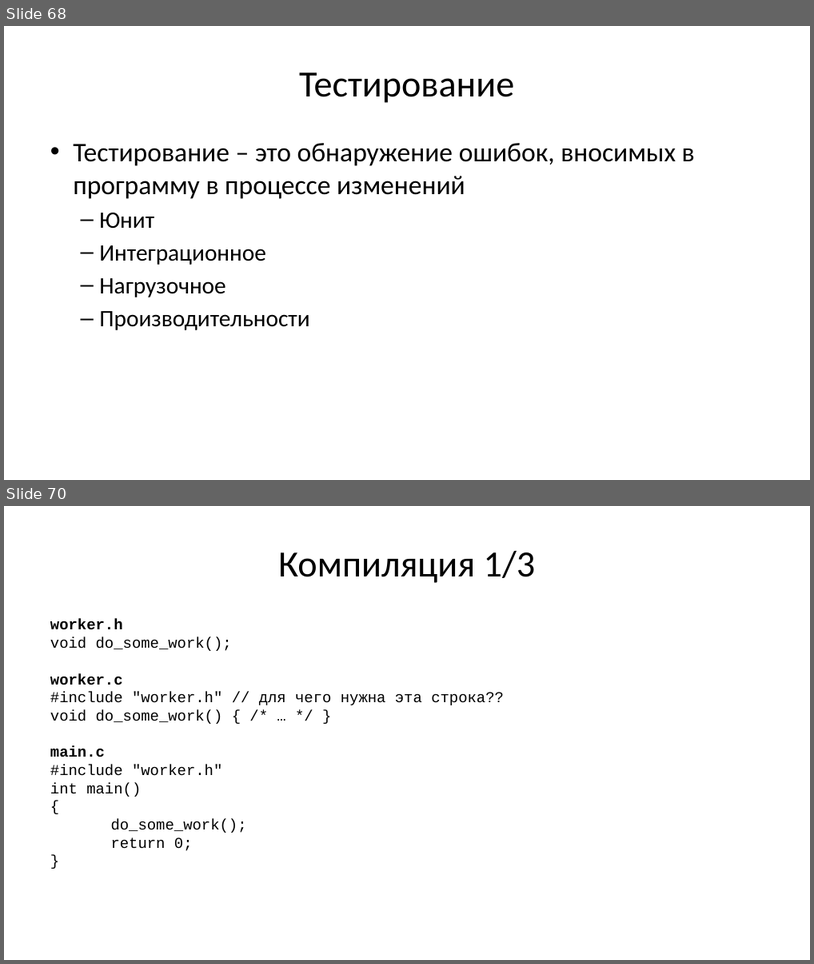
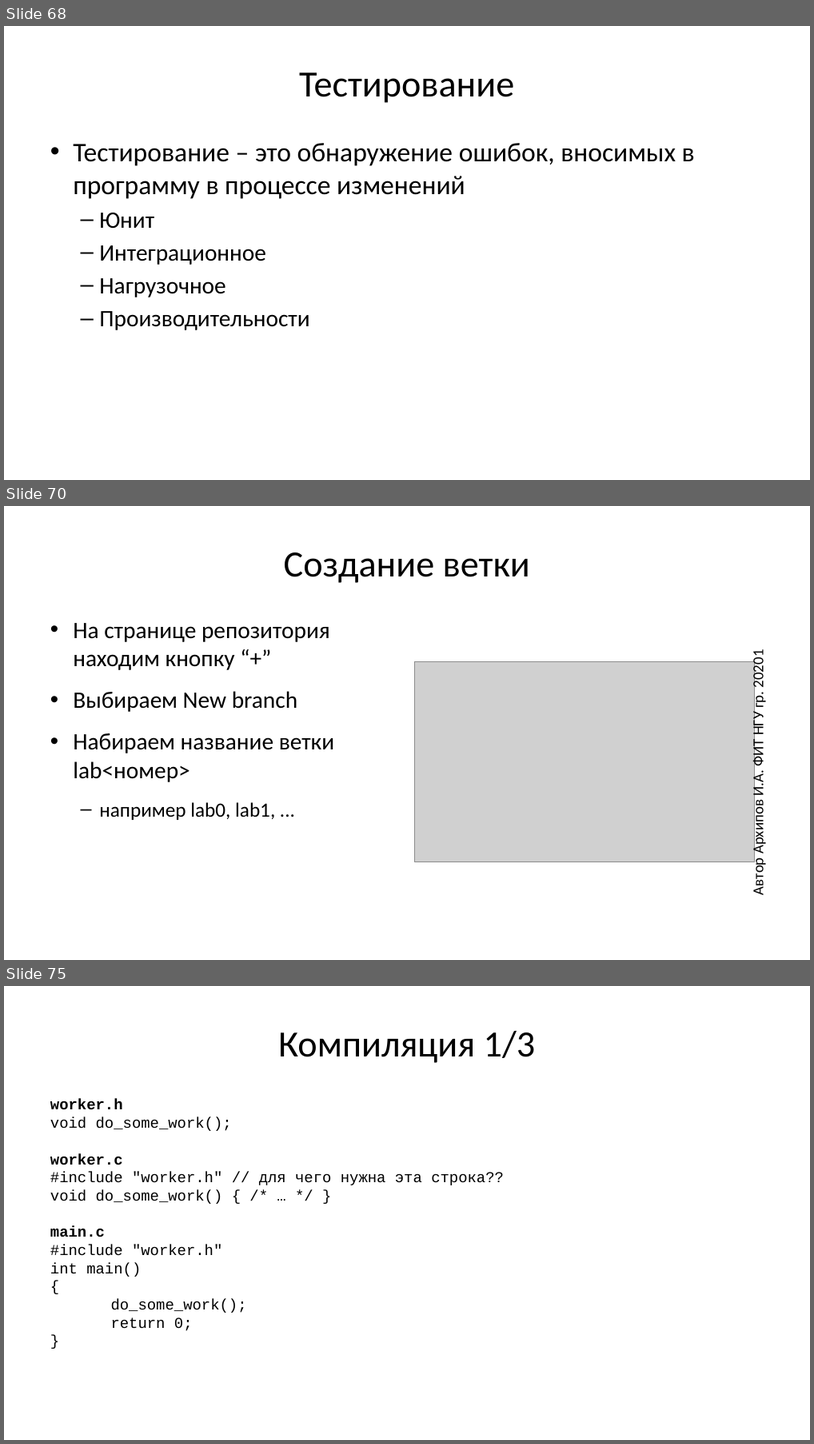
Before and after one commit to Evgueni-Petrov-aka-espetrov/Algorithms-and-Programming-in-C-pptx, a slide deck: 01 Понятие программы.pptx. Shown one above the other, each under a label of ours: slides 68 and 70 before the commit, slides 68, 70 and 75 after it; the slides between them are not shown. The pictures are 814x964 and 814x1444 pixels, drawn with LibreOffice and Linux fonts; fonts in the diff are those of the drawing; grey boxes stand for pictures. Boxes give left, top, right and bottom in pixels: in the first picture for what was removed or moved away, otherwise in the second. Text is boxed around its words. In the diff, an @@ line names an element or a change of style, - is before the commit and + after.

Commit message:
добавил короткое описание работы с гитлабом от Игоря Архипова

```diff
--- a/01 Понятие программы.pptx
+++ b/01 Понятие программы.pptx
@@ slide 70 added at (4,506,810,960), background #FFFFFF @@
@@ title added at (284,552,530,583), 44 pt, text #000000 @@
+Создание ветки
@@ text added at (73,623,334,820), 28 pt, text #000000 @@
+• На странице репозитория находим кнопку “+”
+• Выбираем New branch
+• Набираем название ветки lab<номер>
+  – например lab0, lab1, ...
@@ picture added at (415,661,755,862) @@
@@ text added at (750,652,768,894), 18 pt, text #000000 @@
+Автор Архипов И.А. ФИТ НГУ гр. 20201
@@ what was slide 70 is now slide 75 @@
```
Also in this commit, not shown: 2 slides changed, 4 other slides added, 5 slides removed.
